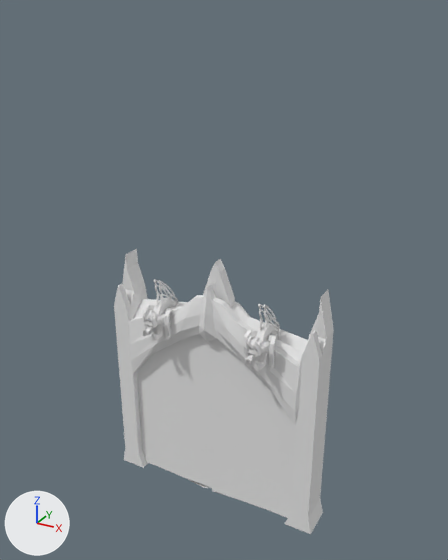
The Blender file Project/design/Assets/DoubleDoor/doubleDoor.blend as it was, and as the next commit left it.
Rendered twice from a 50 mm camera at (15.7, -27.7, 21.8) aimed at (0.5, 0.0, 8.0). Every picture has the same lights, and +X, +Y and +Z are marked at lower left.
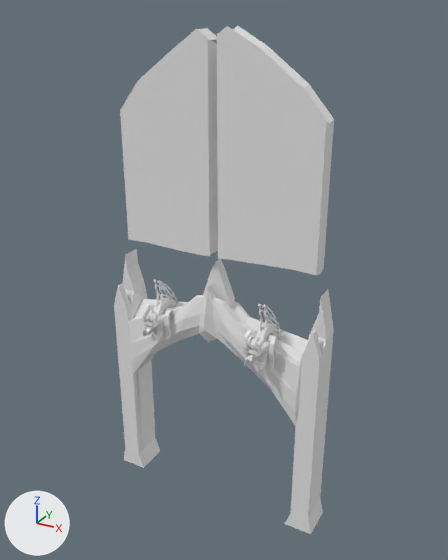
Changed parts and their boxes [x1, y1, x2, y2] in the pictures (448 x 560 px):
'Cube.002', reshaped (78% taller)
    before: [114, 249, 334, 534]
    after: [114, 26, 334, 534]
part 1 of me_cube_002, added
    after: [217, 26, 334, 275]
part 2 of me_cube_002, added
    after: [120, 28, 218, 256]
part 3 of me_cube_002, deleted
    before: [137, 334, 295, 518]

The change, as a diff of the scene's bpy script:
```diff
--- a/Project/design/Assets/DoubleDoor/doubleDoor.blend.py
+++ b/Project/design/Assets/DoubleDoor/doubleDoor.blend.py
@@ me_cube_002 @@
 # used by ob_cube_002; location = (-3.14, -0.1, 5.87); rotation_euler = (0.0, 0.0, 3.143), in degrees (0, 0, 180); scale = (0.583, 0.583, 0.583)
-me_cube_002.from_pydata(...)  # 2610 vertices, 2538 faces; spans x -17.2..6.4, y -1.9..4.1, z -21.8..5.3
+me_cube_002.from_pydata(...)  # 2640 vertices, 2554 faces; spans x -17.2..6.4, y -1.9..4.1, z -21.6..26.0
+# me_cube_002 part 1: a new loose piece of 45 vertices spanning x -15.8..-6.1, y -0.9..0.9, z 6.1..26.0, in mat_doubledoormaterial (its picture is missing)
+# me_cube_002 part 2: a new loose piece of 45 vertices spanning x -5.2..4.1, y -0.9..0.9, z 6.1..25.8, in mat_doubledoormaterial (its picture is missing)
+# me_cube_002 part 3
+# 60 vertices are removed from x -14.8..4.1, y -0.9..0.9, z -21.8..-1.8
+# 40 faces are deleted
 me_cube_002.materials.append(mat_doubledoormaterial)
```
